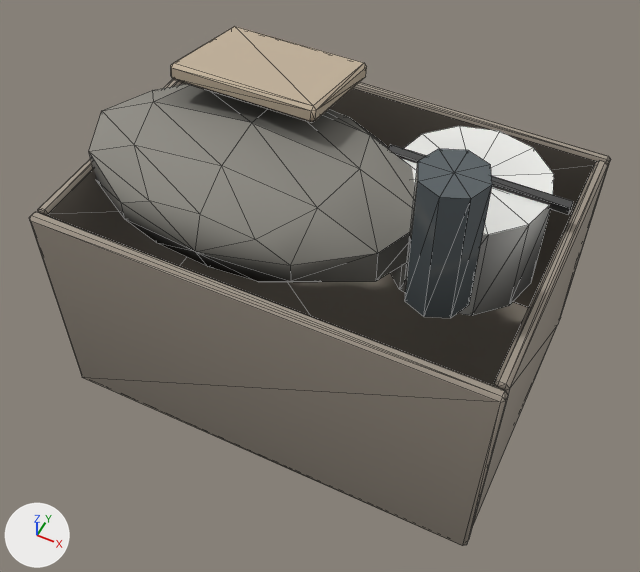
The glTF model assets/models/props/belongings_box.glb: old version first, new version second.
Camera for both pictures: a 50 mm camera at (0.331, -0.687, 0.977) aimed at (0.012, -0.05, 0.182). Arrows for +X, +Y and +Z are at lower left; the lights stay in place. The picture after the commit comes second. Mesh edges are drawn as thin lines. Vertices at exactly the same position are counted once.

Objects in the first picture: 'static'.
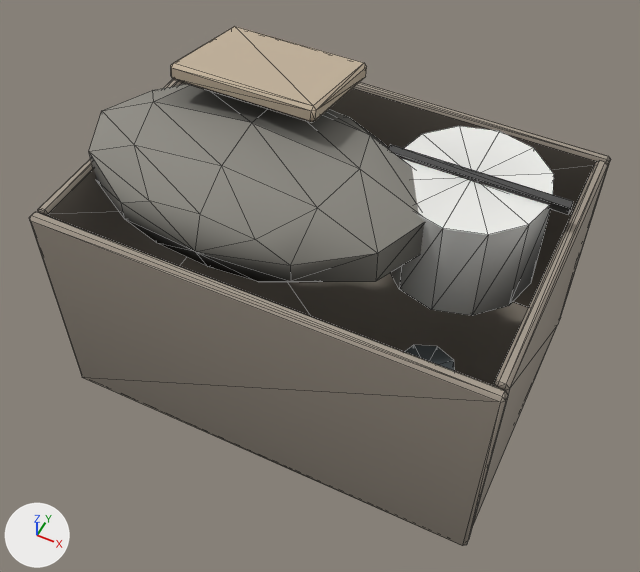
The change, as a list of edits to the scene's bpy script:
```text
Change me_static:
    used by ob_static; location = (0.0, 0.0, 0.0)
    remove me_static.from_pydata(...)  # 236 vertices, 432 faces; spans x -0.289..0.275, y -0.199..0.199, z -0.001..0.46
    add me_static.from_pydata(...)  # 236 vertices, 432 faces; spans x -0.289..0.275, y -0.199..0.199, z -0.001..0.413
    me_static part 1: the loose piece of 18 vertices spanning x 0.135..0.205, y -0.135..-0.065, z 0.3..0.46 is moved by (0.0, 0.0, -0.288)
    me_static part 2: 82 kept faces spanning x -0.271..0.275, y -0.198..0.183, z 0.003..0.41 get new vertex colours
```

Location of each change, (x1, y1, x2, y2) in pixels of the pictures (640 x 572 px; the box of a moved part takes in the faces that stretch with it):
part 1 of me_static, moved or reshaped
    before: (418, 149, 492, 198)
    after: (405, 345, 455, 371)
part 2 of me_static, edited (looks the same)
    both: (31, 110, 605, 402)
